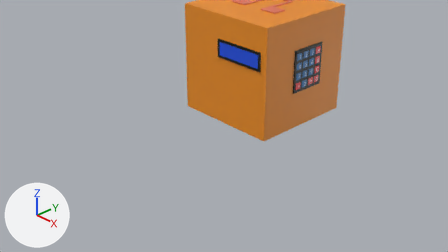
Before and after pictures for a commit that changed the Blender file mobilemedibox.blend.
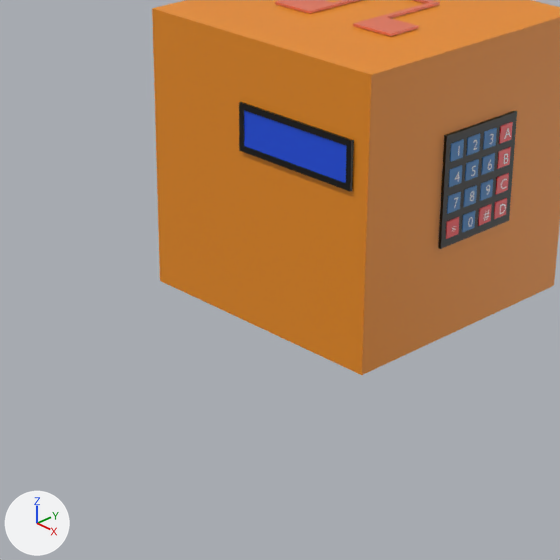
Each version appears first from the file's camera 'Camera', and next in a close-up on the part from 28% to 76% of the width and 0% to 84% of the height. Arrows for +X, +Y and +Z are at lower left; the lights stay in place.
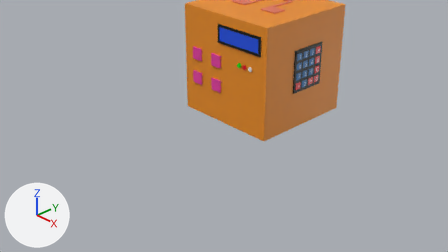
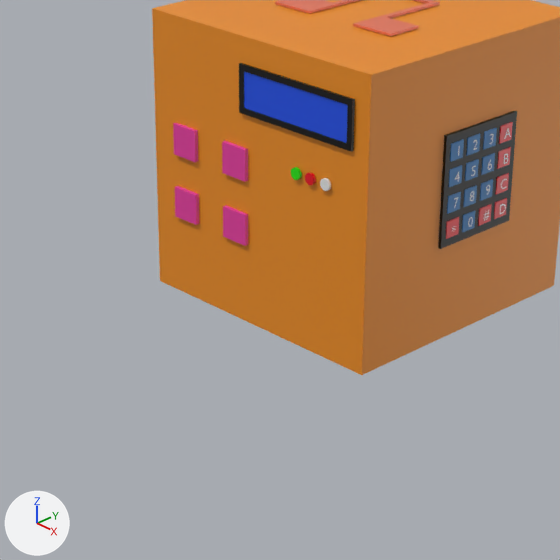
Changed parts and their boxes (x1, y1, x2, y2) in the close-ups (560 x 560 px):
'Cube.006', moved: before (239, 102, 354, 191); after (239, 63, 355, 151)
'Cube.009', added (pink): after (222, 141, 248, 181)
'Cube.011', added (pink): after (223, 205, 248, 246)
'Cube.008', added (pink): after (173, 123, 198, 162)
'Cube.010', added (pink): after (175, 186, 199, 225)
'Cylinder.002', added: after (320, 178, 331, 191)
'Cylinder', added: after (291, 167, 302, 180)
'Cylinder.001', added: after (305, 172, 316, 185)

Patch to the scene script:
```diff
--- a/mobilemedibox.blend.py
+++ b/mobilemedibox.blend.py
@@ mat_material_007 @@
+mat_material_007 = principled_material('Material.007')
+mat_material_007.base_color = (0.0158, 0.8, 0.0)  # green #22e700
@@ mat_material_006 @@
+mat_material_006 = principled_material('Material.006')
+mat_material_006.base_color = (0.8, 0.0466, 0.358)  # pink #e73da1
@@ me_cube_011 @@
 me_cube_011.from_pydata(...)  # 40 vertices, 30 faces; spans x -0.122..0.879, y -0.025..0.021, z 1.235..1.562
 # used by ob_cube_006; location = (0.0, 0.0, 0.0)
+# me_cube_011 part 1: the whole mesh is moved by (-0.378, 0.012, -1.398)
 me_cube_011.materials.append(mat_material_001)
@@ me_cylinder_002 @@
+me_cylinder_002.from_pydata(...)  # a 32-sided cylinder along z spanning x -1.0..1.0, y -1.0..1.0, z -1.0..1.0
@@ me_cylinder_001 @@
+me_cylinder_001.from_pydata(...)  # a 32-sided cylinder along z spanning x -1.0..1.0, y -1.0..1.0, z -1.0..1.0
+me_cylinder_001.materials.append(mat_material)  # red #e7001e
@@ me_cylinder @@
+me_cylinder.from_pydata(...)  # a 32-sided cylinder along z spanning x -1.0..1.0, y -1.0..1.0, z -1.0..1.0
+me_cylinder.materials.append(mat_material_007)  # green #22e700
@@ me_cube_012 @@
+me_cube_012.from_pydata(...)  # a box spanning x -1.0..1.0, y -1.0..1.0, z -1.0..1.0
+me_cube_012.materials.append(mat_material_006)  # pink #e73da1
@@ ob_cube_006 @@
 ob_cube_006 = bpy.data.objects.new('Cube.006', me_cube_011)
-ob_cube_006.location = (0.0, 0.0, 0.0)
+ob_cube_006.location = (0.378, -0.012, 1.658)
@@ ob_cylinder_002 @@
+ob_cylinder_002 = bpy.data.objects.new('Cylinder.002', me_cylinder_002)
+ob_cylinder_002.location = (0.66, -0.016, 1.217)
+ob_cylinder_002.rotation_euler = (1.571, 0.0, 0.0)  # degrees (90, 0, 0)
+ob_cylinder_002.scale = (0.0395, 0.0395, 0.00949)
@@ ob_cylinder_001 @@
+ob_cylinder_001 = bpy.data.objects.new('Cylinder.001', me_cylinder_001)
+ob_cylinder_001.location = (0.524, -0.016, 1.217)
+ob_cylinder_001.rotation_euler = (1.571, 0.0, 0.0)  # degrees (90, 0, 0)
+ob_cylinder_001.scale = (0.0395, 0.0395, 0.00949)
@@ ob_cylinder @@
+ob_cylinder = bpy.data.objects.new('Cylinder', me_cylinder)
+ob_cylinder.location = (0.399, -0.016, 1.217)
+ob_cylinder.rotation_euler = (1.571, 0.0, 0.0)  # degrees (90, 0, 0)
+ob_cylinder.scale = (0.0395, 0.0395, 0.00949)
@@ ob_cube_011 @@
+ob_cube_011 = bpy.data.objects.new('Cube.011', me_cube_012)
+ob_cube_011.location = (-0.174, 0.228, 0.688)
+ob_cube_011.scale = (0.11, -0.258, 0.11)
@@ ob_cube_010 @@
+ob_cube_010 = bpy.data.objects.new('Cube.010', me_cube_012.copy())
+ob_cube_010.location = (-0.668, 0.228, 0.688)
+ob_cube_010.scale = (0.11, -0.258, 0.11)
@@ ob_cube_009 @@
+ob_cube_009 = bpy.data.objects.new('Cube.009', me_cube_012.copy())
+ob_cube_009.location = (-0.174, 0.228, 1.145)
+ob_cube_009.scale = (0.11, -0.258, 0.11)
@@ ob_cube_008 @@
+ob_cube_008 = bpy.data.objects.new('Cube.008', me_cube_012.copy())
+ob_cube_008.location = (-0.668, 0.228, 1.145)
+ob_cube_008.scale = (0.11, -0.258, 0.11)
```
